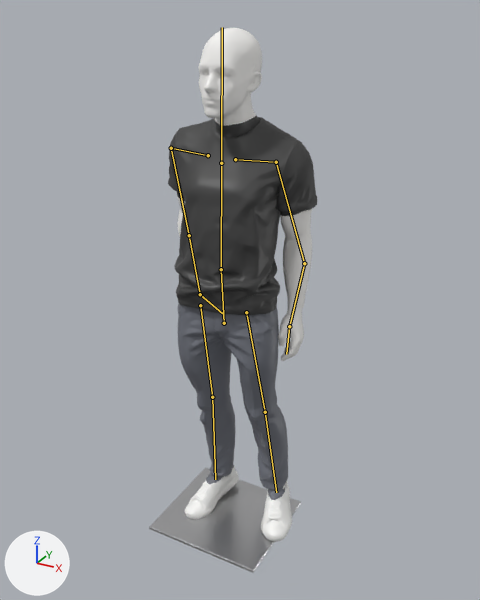
What one commit did to the Blender file assets-src/models/mannequins-poses/homme-rig.blend.
One viewpoint serves both versions: a 50 mm lens placed at (1.057, -1.833, 1.852), pointed at (0.035, 0.024, 0.924). The axes (+X, +Y, +Z) are drawn at lower left. The lights are the same throughout. The picture after the commit comes second. Both versions are drawn at the pose saved in each file; the numbers are the values there. The bones that bend it are drawn over the model as lines.

Objects in the first picture: 'Mannequin_Corps', 'Socle_Plaque'.
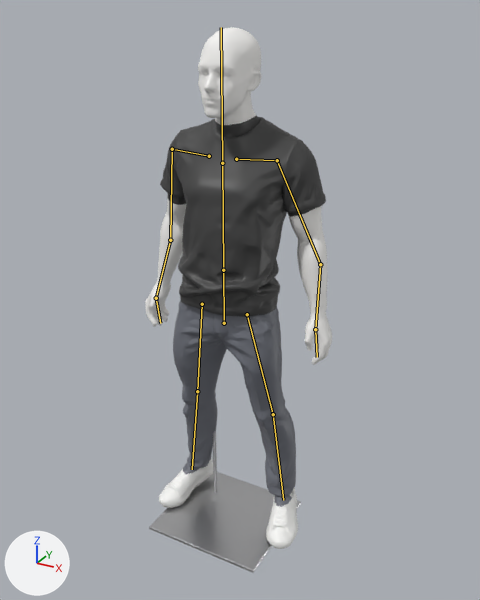
The change, as a diff of the scene's bpy script:
```diff
--- a/assets-src/models/mannequins-poses/homme-rig.blend.py
+++ b/assets-src/models/mannequins-poses/homme-rig.blend.py
@@ bone_bassin @@
 bone_bassin = bpy.data.objects['Squelette'].pose.bones['Bassin']
-bone_bassin.rotation_quaternion = (1.0, 0.0, 0.017, 0.026)  # degrees (0, 2, 3)
+bone_bassin.rotation_quaternion = (1.0, 0.0, 0.0, 0.0)  # degrees (0, 0, 0)
@@ bone_dos @@
 bone_dos = bpy.data.objects['Squelette'].pose.bones['Dos']  # child of 'Bassin'
-bone_dos.rotation_quaternion = (0.999, -0.001, -0.017, -0.035)  # degrees (0, -2, -4)
+bone_dos.rotation_quaternion = (1.0, 0.0, 0.0, 0.0)  # degrees (0, 0, 0)
@@ bone_bras_g @@
 bone_bras_g = bpy.data.objects['Squelette'].pose.bones['Bras_G']  # child of 'Epaule_G'
-bone_bras_g.rotation_quaternion = (0.998, 0.0, 0.0, 0.07)  # degrees (0, 0, 8)
+bone_bras_g.rotation_quaternion = (1.0, 0.0, 0.0, 0.0)  # degrees (0, 0, 0)
@@ bone_avantbras_g @@
 bone_avantbras_g = bpy.data.objects['Squelette'].pose.bones['AvantBras_G']  # child of 'Bras_G'
-bone_avantbras_g.rotation_quaternion = (0.998, -0.07, 0.0, 0.0)  # degrees (-8, 0, 0)
+bone_avantbras_g.rotation_quaternion = (1.0, 0.0, 0.0, 0.0)  # degrees (0, 0, 0)
@@ bone_bras_d @@
 bone_bras_d = bpy.data.objects['Squelette'].pose.bones['Bras_D']  # child of 'Epaule_D'
-bone_bras_d.rotation_quaternion = (0.995, 0.052, -0.005, -0.087)  # degrees (6, 0, -10)
+bone_bras_d.rotation_quaternion = (1.0, 0.0, 0.0, 0.0)  # degrees (0, 0, 0)
@@ bone_avantbras_d @@
 bone_avantbras_d = bpy.data.objects['Squelette'].pose.bones['AvantBras_D']  # child of 'Bras_D'
-bone_avantbras_d.rotation_quaternion = (0.943, -0.209, 0.056, -0.253)  # degrees (-25, 0, -30)
+bone_avantbras_d.rotation_quaternion = (1.0, 0.0, 0.0, 0.0)  # degrees (0, 0, 0)
@@ bone_main_d @@
 bone_main_d = bpy.data.objects['Squelette'].pose.bones['Main_D']  # child of 'AvantBras_D'
-bone_main_d.rotation_quaternion = (0.976, 0.216, 0.0, 0.0)  # degrees (25, 0, 0)
+bone_main_d.rotation_quaternion = (1.0, 0.0, 0.0, 0.0)  # degrees (0, 0, 0)
@@ bone_cuisse_g @@
 bone_cuisse_g = bpy.data.objects['Squelette'].pose.bones['Cuisse_G']  # child of 'Bassin'
-bone_cuisse_g.rotation_quaternion = (0.998, -0.017, -0.001, 0.061)  # degrees (-2, 0, 7)
+bone_cuisse_g.rotation_quaternion = (1.0, 0.0, 0.0, 0.0)  # degrees (0, 0, 0)
@@ bone_tibia_g @@
 bone_tibia_g = bpy.data.objects['Squelette'].pose.bones['Tibia_G']  # child of 'Cuisse_G'
-bone_tibia_g.rotation_quaternion = (0.999, 0.035, -0.001, -0.031)  # degrees (4, 0, -4)
+bone_tibia_g.rotation_quaternion = (1.0, 0.0, 0.0, 0.0)  # degrees (0, 0, 0)
@@ bone_cuisse_d @@
 bone_cuisse_d = bpy.data.objects['Squelette'].pose.bones['Cuisse_D']  # child of 'Bassin'
-bone_cuisse_d.rotation_quaternion = (0.998, 0.0, 0.0, -0.061)  # degrees (0, 0, -7)
+bone_cuisse_d.rotation_quaternion = (1.0, 0.0, 0.0, 0.0)  # degrees (0, 0, 0)
@@ bone_tibia_d @@
 bone_tibia_d = bpy.data.objects['Squelette'].pose.bones['Tibia_D']  # child of 'Cuisse_D'
-bone_tibia_d.rotation_quaternion = (1.0, 0.0, 0.0, 0.031)  # degrees (0, 0, 4)
+bone_tibia_d.rotation_quaternion = (1.0, 0.0, 0.0, 0.0)  # degrees (0, 0, 0)
```

Pixel boxes [x1, y1, x2, y2] of what changed, in the pictures (480 x 600 px):
'Mannequin_Corps', posed (25% wider): before [168, 28, 317, 542]; after [145, 27, 332, 549]
bone 'Bassin', root to tip: before (224, 323) to (221, 269); after (224, 323) to (223, 270)
bone 'Dos', root to tip: before (221, 269) to (221, 163); after (223, 270) to (222, 163)
bone 'Bras_G', root to tip: before (276, 162) to (304, 263); after (277, 160) to (320, 264)
bone 'AvantBras_G', root to tip: before (304, 263) to (289, 326); after (320, 264) to (315, 329)
bone 'Bras_D', root to tip: before (171, 148) to (189, 235); after (172, 149) to (170, 240)
bone 'AvantBras_D', root to tip: before (189, 235) to (200, 294); after (170, 240) to (156, 298)
bone 'Main_D', root to tip: before (200, 294) to (222, 313); after (156, 298) to (160, 323)
bone 'Cuisse_G', root to tip: before (246, 312) to (265, 412); after (247, 314) to (273, 414)
bone 'Tibia_G', root to tip: before (265, 412) to (276, 492); after (273, 414) to (283, 500)
bone 'Cuisse_D', root to tip: before (200, 305) to (212, 397); after (202, 304) to (197, 391)
bone 'Tibia_D', root to tip: before (212, 397) to (215, 479); after (197, 391) to (192, 469)
